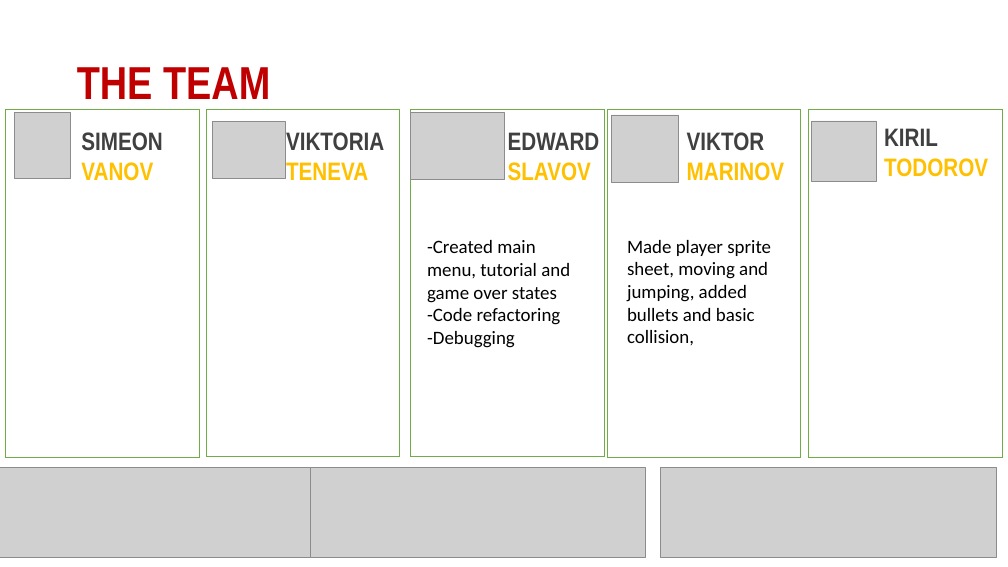
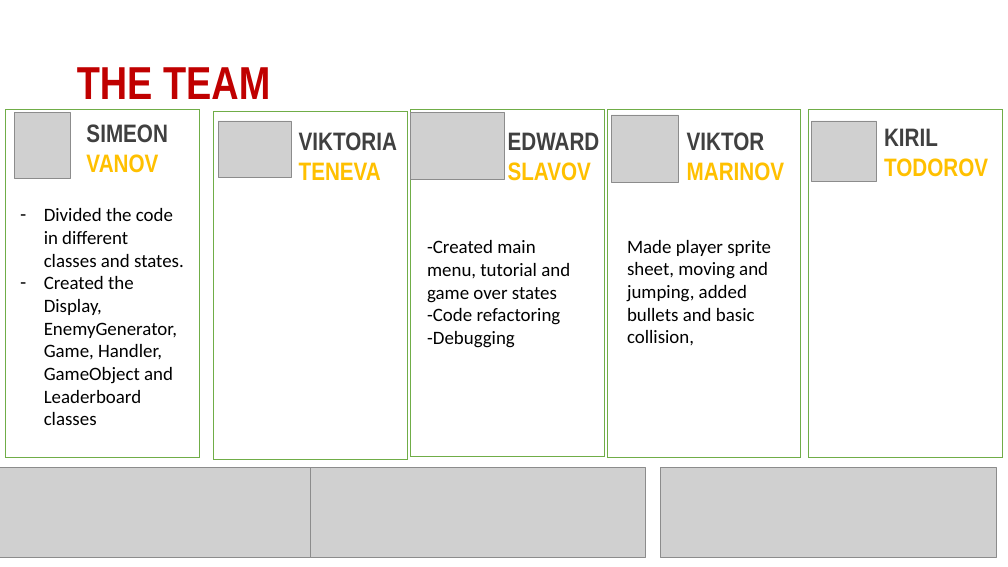
Before and after one commit to Team-New-Orleans/Team-Project, a slide deck: slide 3 of Presentation/The Undertaker.pptx. Drawn at 1008x567 pixels with LibreOffice and Linux fonts; fonts in the diff are those of the drawing; grey boxes stand for pictures. Boxes give left, top, right and bottom in pixels: in the first picture for what was removed or moved away, otherwise in the second. Text is boxed around its words. In the diff, an @@ line names an element or a change of style, - is before the commit and + after.

```diff
--- a/Presentation/The Undertaker.pptx
+++ b/Presentation/The Undertaker.pptx
@@ text "SIMEON": place and size @@
-text "SIMEON" at box(81, 132, 162, 181)
+text "SIMEON" at box(86, 124, 167, 173)
@@ rectangle: place and size @@
-rectangle at box(206, 109, 400, 457)
+rectangle at box(214, 112, 408, 460)
@@ picture: place and size @@
-picture at box(212, 122, 285, 178)
+picture at box(219, 121, 291, 177)
@@ text "VIKTORIA": place and size @@
-text "VIKTORIA" at box(286, 132, 384, 180)
+text "VIKTORIA" at box(299, 132, 397, 180)
@@ text added at box(44, 208, 184, 425), 18 pt, text #000000 @@
+– Divided the code in different classes and states.
+– Created the Display, EnemyGenerator, Game, Handler, GameObject and Leaderboard classes
```
Also in this commit, not shown: 1 other file.
